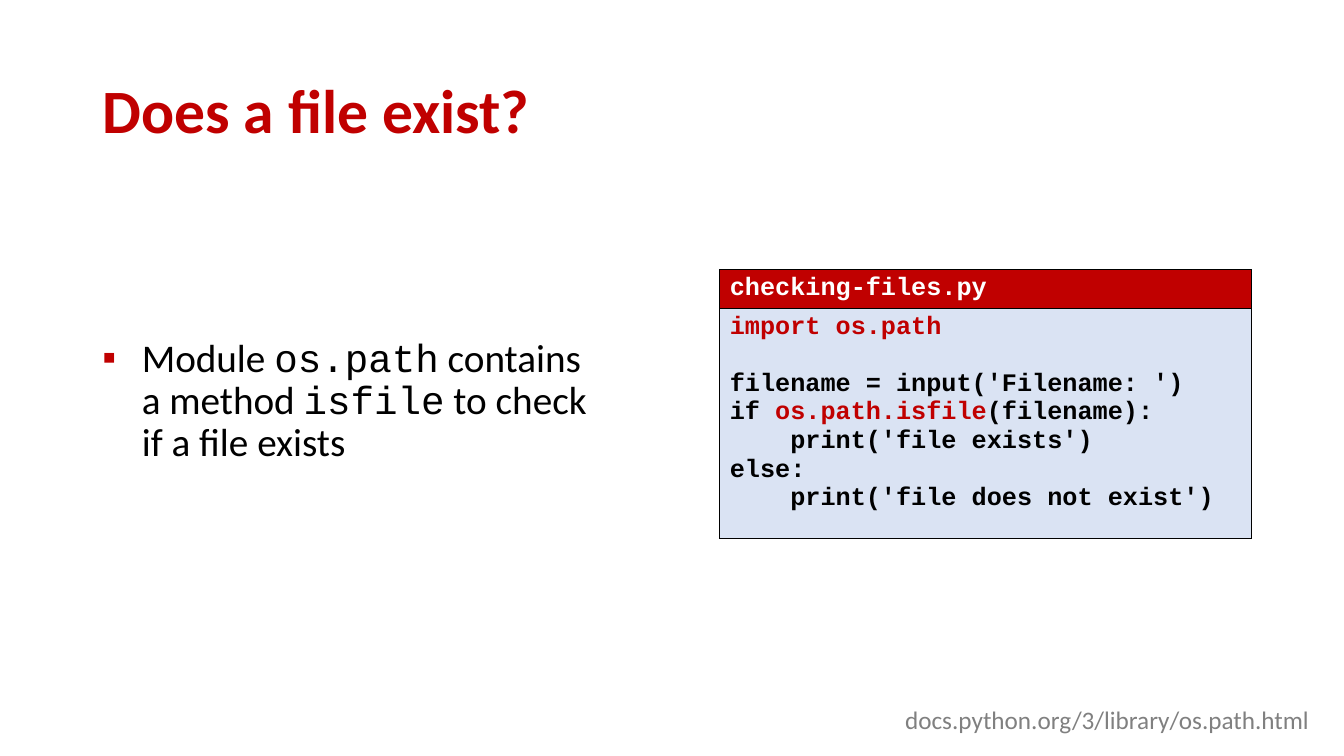
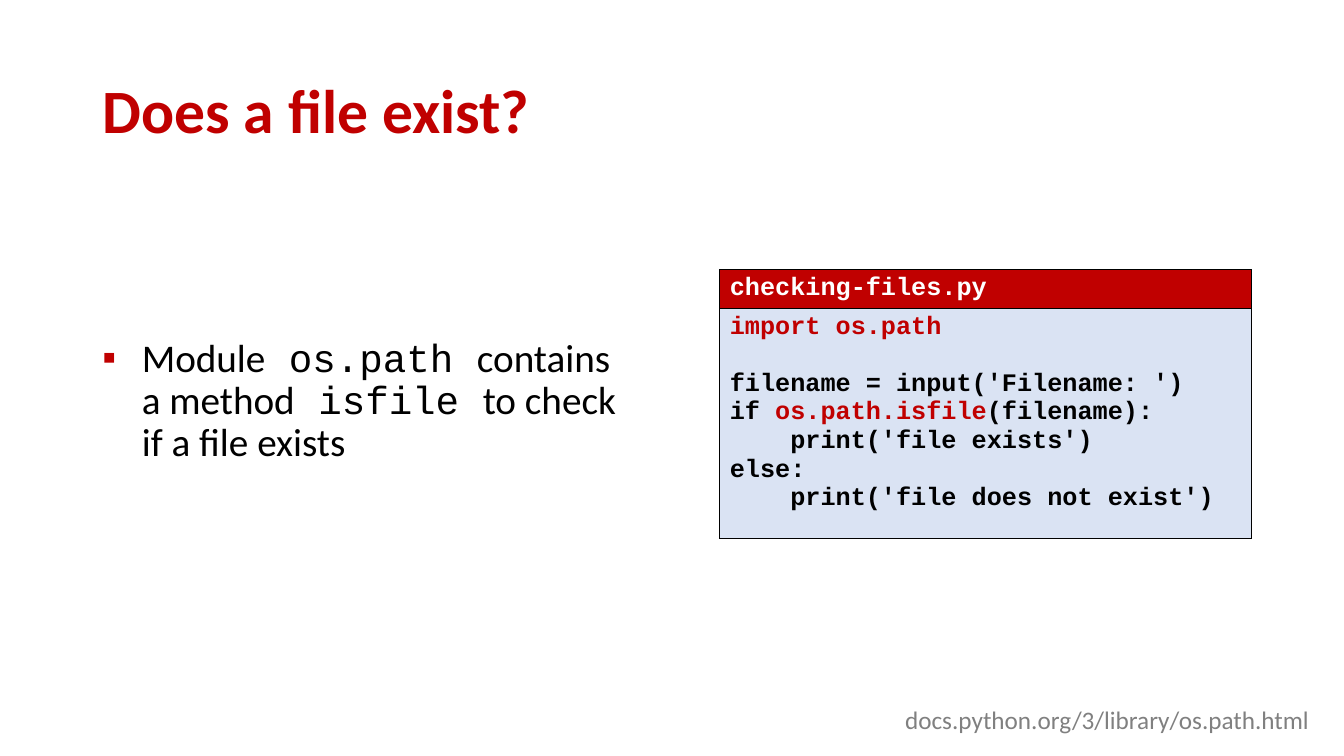
Before and after one commit to gsbrodal/gsbrodal.github.io, a slide deck: slide 24 of ipsa/slides/exceptions.pptx. Drawn at 1344x756 pixels with LibreOffice and Linux fonts; fonts in the diff are those of the drawing. Boxes give left, top, right and bottom in pixels: in the first picture for what was removed or moved away, otherwise in the second. Text is boxed around its words. In the diff, an @@ line names an element or a change of style, - is before the commit and + after.

```diff
--- a/ipsa/slides/exceptions.pptx
+++ b/ipsa/slides/exceptions.pptx
@@ text "Module os.path contains a method ..." rewrapped from (142,344,587,457) to (142,344,616,457) @@
```
Also in this commit, not shown: 11 other slides changed, 6 other files.
